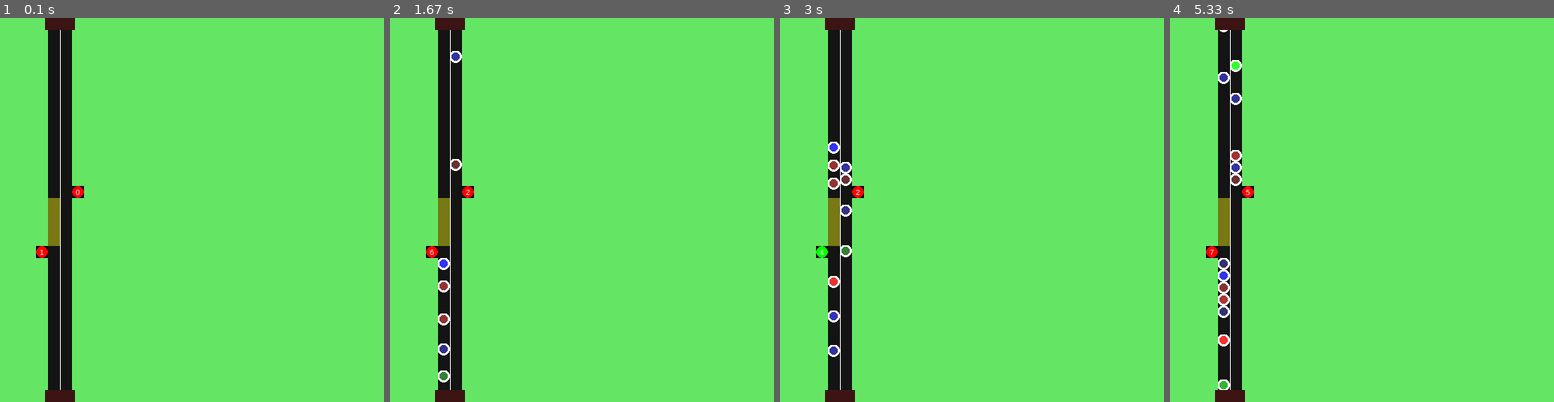
Above: before the commit, frames 1-4 (left to right).
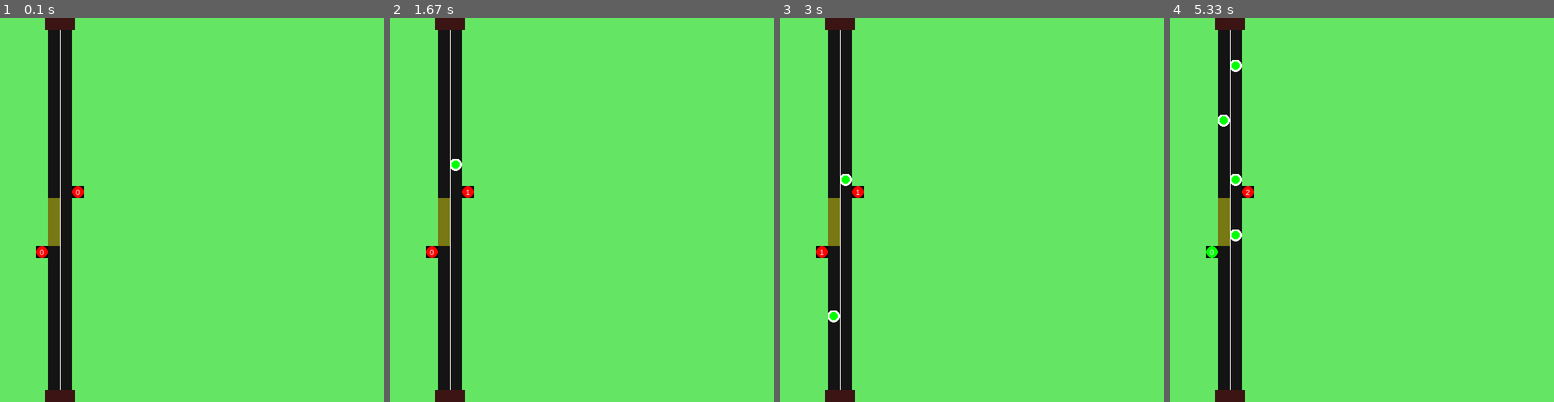
Above: after the commit, the same moments.

Repository: mitgobla/Traffic-Improvement
Game: pygame game, started from PyGame Demonstration/pygame_demonstration.py
The game is run twice, just before and just after one commit, with the same random seed, the same clock (stepped at 60 frames per second) and the same inputs.
Inputs:
- Up to frame 1 (0.1 s): no input
- Up to frame 2 (1.67 s): no input
- Up to frame 3 (3 s): no input
- Up to frame 4 (5.33 s): no input

The runs differ from the first frame. In frame 1, less than 0.1% of the frame differs, in the area x 10-12%, y 60-62%; in frame 2, 0.5%; in frame 3, 0.8%; in frame 4, 1.2%, in the area x 9-21%, y 3-97%.

Commit message:
Initial New vehicle colour system

Diff:
--- a/PyGame Demonstration/pygame_demonstration.py
+++ b/PyGame Demonstration/pygame_demonstration.py
@@ -64,7 +64,6 @@
         self.text_surf = self.font.render("0", 1, (255, 255, 255), self.current_colour)
 
         self.text_w, self.text_h = self.text_surf.get_width(), self.text_surf.get_height()
-
         self.direction = direction
         if self.direction == "northbound":
             self.current_colour = next(self.colours)
@@ -81,7 +80,7 @@
 
     def update(self):
         self.frame += 1
-        if self.frame == 128:
+        if self.frame == 256:
             self.current_colour = next(self.colours)
             # self.image.fill(self.current_colour, rect=self.rect)
             self.frame = 0
@@ -105,10 +104,11 @@
         self.env = env
         self.group = group
         self.name = str(name)
+        self.frame = 0
 
         self.image = pygame.Surface((16, 16))
-        self.colour = random.choice([(50, 50,  random.uniform(100, 255)), (50, random.uniform(100, 255), 50), (random.uniform(100, 255), 50, 50)])
-        # self.colour = (50, 50, random.uniform(100, 255))
+        # self.colour = random.choice([(50, 50,  random.uniform(100, 255)), (50, random.uniform(100, 255), 50), (random.uniform(100, 255), 50, 50)])
+        self.colour = (0, 255, 0)
         self.image.fill((0, 0, 0))
         self.image.set_colorkey((0, 0, 0))
 
@@ -141,6 +141,16 @@
         return dict(rect=self.rect, name=self.name, direction=self.direction)
 
     def update(self):
+        if self.stopped and self.frame < 255:
+            self.frame += 1
+            self.colour = (self.frame, 255-self.frame, 0)
+            # self.image.fill(self.colour, self.rect)
+            self.rect = pygame.draw.ellipse(self.image, self.colour, self.rect)
+        elif not self.stopped and self.frame > 0:
+            self.frame -= 1
+            self.colour = (self.frame, 255-self.frame, 0)
+            # self.image.fill(self.colour, self.rect)
+            self.rect = pygame.draw.ellipse(self.image, self.colour, self.rect)
         self.move()
         if (self.rect.y < -16 and self.direction == "northbound") or (self.rect.y > 576 and self.direction == "southbound"):
             self.group.remove(self)
@@ -252,14 +262,14 @@
                         self.running = False
 
             if random.choice(["northbound", "southbound"]) == "northbound":
-                if random.random() < 0.25 and can_spawn_northbound == 0:
+                if random.random() < 0.0150 and can_spawn_northbound == 0:
                     vehicle = Vehicle(self.env, self.vehicle_group,
                                       self.secure_random.random(), "northbound")
                     self.vehicle_group.add(vehicle)
                     self.env.add_vehicle(vehicle, "northbound")
                     can_spawn_northbound = 16
             else:
-                if random.random() < 0.025 and can_spawn_southbound == 0 and len(self.env.vehicles["southbound"]) <= 13:
+                if random.random() < 0.0150 and can_spawn_southbound == 0 and len(self.env.vehicles["southbound"]) <= 13:
                     vehicle = Vehicle(self.env, self.vehicle_group,
                                       self.secure_random.random(), "southbound")
                     self.vehicle_group.add(vehicle)
